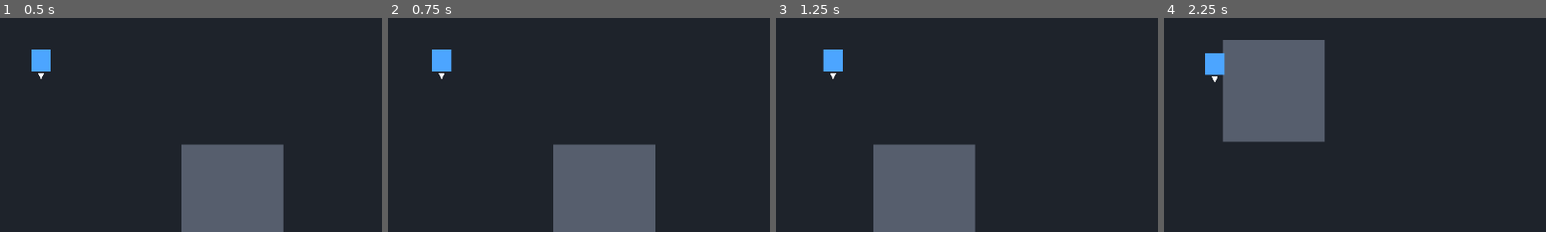
Above: before the commit, frames 1-4 (left to right).
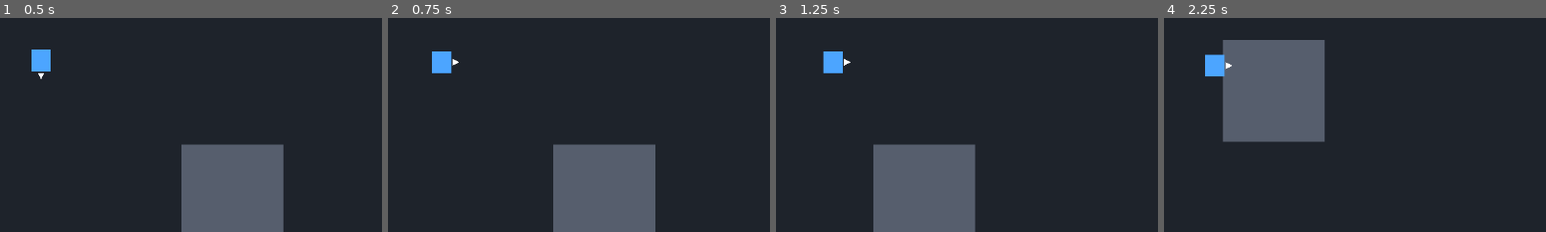
Above: after the commit, the same moments.

Repository: kikajima/dragonballsoullegacy
Game: Godot game, scene res://scenes/bootstrap/bootstrap.tscn
Same seed, same stepped clock (60 frames per second), same inputs: the game is played once before the commit and once after it.
Inputs:
- Up to frame 1 (0.5 s): no input
- Up to frame 2 (0.75 s): tap Enter at 0.5 s; hold D (move_right) from 0.53 s (still down); tap J (attack) at 0.6 s
- Up to frame 3 (1.25 s): keep holding D (move_right)
- Up to frame 4 (2.25 s): release D (move_right) at 1.28 s; hold S (move_down) 1.28-2.03 s; tap Shift (block) at 1.35 s; hold D (move_right) from 2.03 s (still down); hold L (charge_ki) from 2.03 s (still down)
The pictures show only the part of the screen within x 45-95%, y 40-90%; the shares and areas given below are measured in that part.

Frame 1 is identical in both runs. In frame 2, 0.2% of the frame differs, in the area x 11-19%, y 14-29%; in frame 3, 0.2%; in frame 4, 0.2%, in the area x 10-18%, y 16-30%.
Error before the commit: Parse Error: Cannot find member "max" in base "PackedInt32Array". (res://actors/player/player_animation_controller.gd:57)

Commit message:
fix: make sprite sheet validation compatible with GDScript

Diff:
--- a/actors/player/player_animation_controller.gd
+++ b/actors/player/player_animation_controller.gd
@@ -54,7 +54,12 @@
 	if sheet == null:
 		return
 
-	var required_width := (walk_columns.max() + 1) * frame_size.x
+	var max_column := idle_column
+	for column in walk_columns:
+		if column > max_column:
+			max_column = column
+
+	var required_width := (max_column + 1) * frame_size.x
 	var required_height := DIRECTION_ROWS.size() * frame_size.y
 
 	if sheet.get_width() < required_width or sheet.get_height() < required_height:
@@ -74,7 +79,7 @@
 	if frames.has_animation(&"default"):
 		frames.remove_animation(&"default")
 
-	for facing: StringName in DIRECTION_ROWS:
+	for facing in DIRECTION_ROWS:
 		var row: int = DIRECTION_ROWS[facing]
 		var idle_name := StringName("idle_%s" % facing)
 		var walk_name := StringName("walk_%s" % facing)
